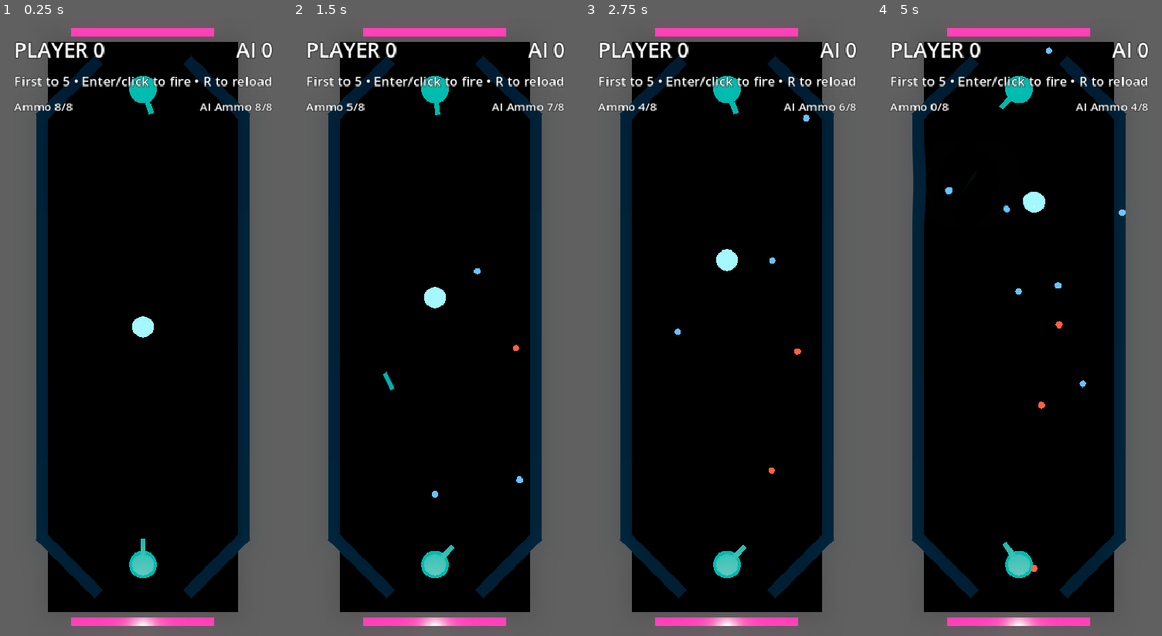
Above: before the commit, frames 1-4 (left to right).
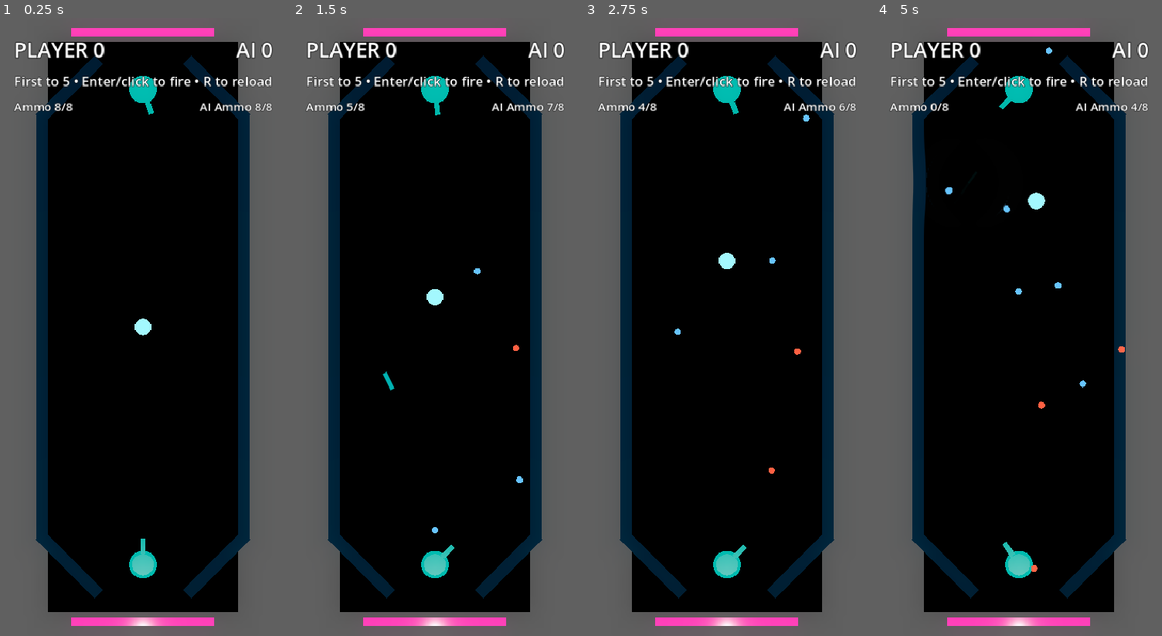
Above: after the commit, the same moments.

Repository: mchambers-mojang/sweet-vinegar-games
Game: Godot game, scene res://carom/scenes/carom_arena.tscn
The game is run twice, just before and just after one commit, with the same random seed, the same clock (stepped at 60 frames per second) and the same inputs. This scene is started directly instead of the project's main scene.
Inputs (mouse positions are in pixels of both pictures, inside the frame that each line leads up to):
- Up to frame 1 (0.25 s): no input
- Up to frame 2 (1.5 s): tap Enter (ui_accept) at 0.5, 0.77, 1.25 s; move the mouse to (497, 296) at 0.52 s; hold Right (ui_right) 0.53-1.25 s; hold Shift 0.53-1.25 s; click (497, 296) at 0.67 s; drag from (377, 357) to (420, 450) at 1.27 s
- Up to frame 3 (2.75 s): tap Enter (ui_accept) at 2 s; move the mouse to (755, 191) at 2.02 s; hold Right (ui_right) from 2.03 s (still down); tap Ctrl at 2.1 s
- Up to frame 4 (5 s): release Right (ui_right) at 2.75 s; tap Enter (ui_accept) at 2.75, 3.5, 3.77, 4.25 s; drag from (1004, 450) to (933, 234) at 2.77 s; move the mouse to (1104, 419) at 3.52 s; hold Left (ui_left) 3.53-4.25 s; tap R at 3.6 s; drag from (933, 234) to (976, 172) at 4.27 s

The runs differ from the first frame. In frame 1, less than 0.1% of the frame differs, in the area x 46-54%, y 48-52%; in frame 2, 0.1%; in frame 3, less than 0.1%; in frame 4, 0.2%, in the area x 51-88%, y 28-55%.

Commit message:
feat: Crossfire-style puck with star fins for unpredictable rolling
Redesigned puck to match the original Crossfire game:
- Central ball (sphere) that rolls freely
- 5 thin rectangular fins radiating outward at irregular angles
- Fins are deliberately unevenly spaced (0°, 65°, 140°, 210°, 295°)
  so deflections are never symmetric
- Hitting a fin creates off-center torque on the ball
- Two fin sizes for additional asymmetry
- Neon fin visuals (dimmer than ball core)

Co-authored-by: Copilot <223556219+Copilot@users.noreply.github.com>

Diff:
--- a/carom/scenes/carom_puck.tscn
+++ b/carom/scenes/carom_puck.tscn
@@ -1,19 +1,24 @@
-[gd_scene load_steps=7 format=3]
+[gd_scene load_steps=12 format=3]
 
 [ext_resource type="Script" path="res://carom/scripts/carom_puck.gd" id="1"]
 
-; Placeholder compound sphere setup for M1.
-; Replace these collision pieces with a more irregular/star-like contact profile after the prototype is playable.
+; Crossfire-style puck: central rolling ball with 5 radiating fins.
+; Projectiles hitting fins create off-center torque → unpredictable rolling.
+
+; Central ball — the part that actually rolls
 [sub_resource type="SphereShape3D" id="1"]
-radius = 0.45
+radius = 0.35
 
-[sub_resource type="SphereShape3D" id="2"]
-radius = 0.14
+; Fin collision — thin paddles radiating from center
+[sub_resource type="BoxShape3D" id="2"]
+size = Vector3(0.08, 0.3, 0.45)
 
+; Ball mesh
 [sub_resource type="SphereMesh" id="3"]
-radius = 0.45
-height = 0.9
+radius = 0.35
+height = 0.7
 
+; Ball material — bright cyan neon core
 [sub_resource type="StandardMaterial3D" id="4"]
 albedo_color = Color(0.05, 0.2, 0.25, 1)
 emission_enabled = true
@@ -21,9 +26,37 @@
 emission_energy_multiplier = 1.0
 roughness = 0.08
 
+; Fin mesh — flat rectangular paddle
+[sub_resource type="BoxMesh" id="6"]
+size = Vector3(0.06, 0.28, 0.42)
+
+; Fin material — dimmer neon outline look
+[sub_resource type="StandardMaterial3D" id="7"]
+albedo_color = Color(0.02, 0.08, 0.1, 1)
+emission_enabled = true
+emission = Color(0.08, 0.5, 0.6, 1)
+emission_energy_multiplier = 0.8
+roughness = 0.2
+
 [sub_resource type="PhysicsMaterial" id="5"]
 friction = 0.1
 bounce = 0.85
+
+; Fin collision — slightly wider variant for asymmetry
+[sub_resource type="BoxShape3D" id="8"]
+size = Vector3(0.08, 0.3, 0.5)
+
+; Wider fin mesh
+[sub_resource type="BoxMesh" id="9"]
+size = Vector3(0.06, 0.28, 0.48)
+
+; Wider fin material — slightly different color for visual variety
+[sub_resource type="StandardMaterial3D" id="10"]
+albedo_color = Color(0.02, 0.06, 0.12, 1)
+emission_enabled = true
+emission = Color(0.05, 0.4, 0.7, 1)
+emission_energy_multiplier = 0.8
+roughness = 0.2
 
 [node name="CaromPuck" type="RigidBody3D"]
 script = ExtResource("1")
@@ -33,27 +66,74 @@
 angular_damp = 0.12
 continuous_cd = true
 
-[node name="CoreCollision" type="CollisionShape3D" parent="."]
-position = Vector3(0, 0.45, 0)
+; Central ball collision
+[node name="BallCollision" type="CollisionShape3D" parent="."]
+position = Vector3(0, 0.4, 0)
 shape = SubResource("1")
 
-[node name="BumpXPositive" type="CollisionShape3D" parent="."]
-position = Vector3(0.32, 0.45, 0)
+; 5 fins at irregular angles (not evenly spaced — more unpredictable)
+; Fin 1: 0 degrees
+[node name="Fin1Collision" type="CollisionShape3D" parent="."]
+position = Vector3(0, 0.4, 0)
+rotation = Vector3(0, 0, 0)
 shape = SubResource("2")
 
-[node name="BumpXNegative" type="CollisionShape3D" parent="."]
-position = Vector3(-0.32, 0.45, 0)
+[node name="Fin1Mesh" type="MeshInstance3D" parent="."]
+position = Vector3(0, 0.4, 0)
+rotation = Vector3(0, 0, 0)
+mesh = SubResource("6")
+material_override = SubResource("7")
+
+; Fin 2: 65 degrees (not 72 — deliberately uneven)
+[node name="Fin2Collision" type="CollisionShape3D" parent="."]
+position = Vector3(0, 0.4, 0)
+rotation = Vector3(0, 1.134, 0)
+shape = SubResource("8")
+
+[node name="Fin2Mesh" type="MeshInstance3D" parent="."]
+position = Vector3(0, 0.4, 0)
+rotation = Vector3(0, 1.134, 0)
+mesh = SubResource("9")
+material_override = SubResource("10")
+
+; Fin 3: 140 degrees
+[node name="Fin3Collision" type="CollisionShape3D" parent="."]
+position = Vector3(0, 0.4, 0)
+rotation = Vector3(0, 2.443, 0)
 shape = SubResource("2")
 
-[node name="BumpZPositive" type="CollisionShape3D" parent="."]
-position = Vector3(0, 0.45, 0.32)
+[node name="Fin3Mesh" type="MeshInstance3D" parent="."]
+position = Vector3(0, 0.4, 0)
+rotation = Vector3(0, 2.443, 0)
+mesh = SubResource("6")
+material_override = SubResource("7")
+
+; Fin 4: 210 degrees
+[node name="Fin4Collision" type="CollisionShape3D" parent="."]
+position = Vector3(0, 0.4, 0)
+rotation = Vector3(0, 3.665, 0)
+shape = SubResource("8")
+
+[node name="Fin4Mesh" type="MeshInstance3D" parent="."]
+position = Vector3(0, 0.4, 0)
+rotation = Vector3(0, 3.665, 0)
+mesh = SubResource("9")
+material_override = SubResource("10")
+
+; Fin 5: 295 degrees
+[node name="Fin5Collision" type="CollisionShape3D" parent="."]
+position = Vector3(0, 0.4, 0)
+rotation = Vector3(0, 5.149, 0)
 shape = SubResource("2")
 
-[node name="BumpZNegative" type="CollisionShape3D" parent="."]
-position = Vector3(0, 0.45, -0.32)
-shape = SubResource("2")
+[node name="Fin5Mesh" type="MeshInstance3D" parent="."]
+position = Vector3(0, 0.4, 0)
+rotation = Vector3(0, 5.149, 0)
+mesh = SubResource("6")
+material_override = SubResource("7")
 
-[node name="MeshInstance3D" type="MeshInstance3D" parent="."]
-position = Vector3(0, 0.45, 0)
+; Central ball visual
+[node name="BallMesh" type="MeshInstance3D" parent="."]
+position = Vector3(0, 0.4, 0)
 mesh = SubResource("3")
 material_override = SubResource("4")
